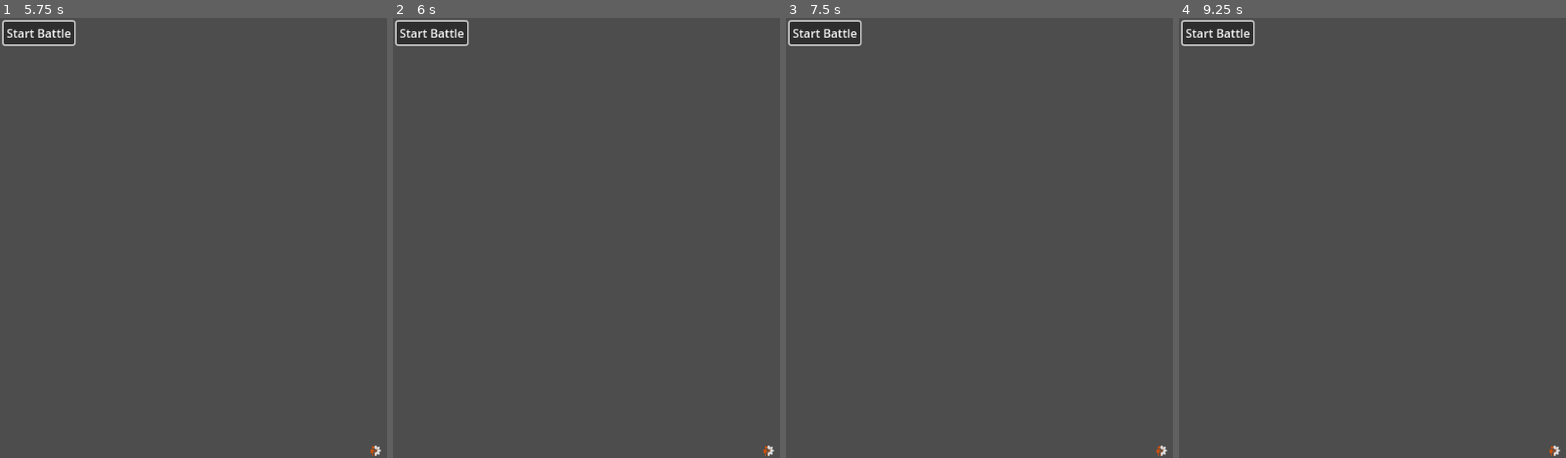
Above: before the commit, frames 1-4 (left to right).
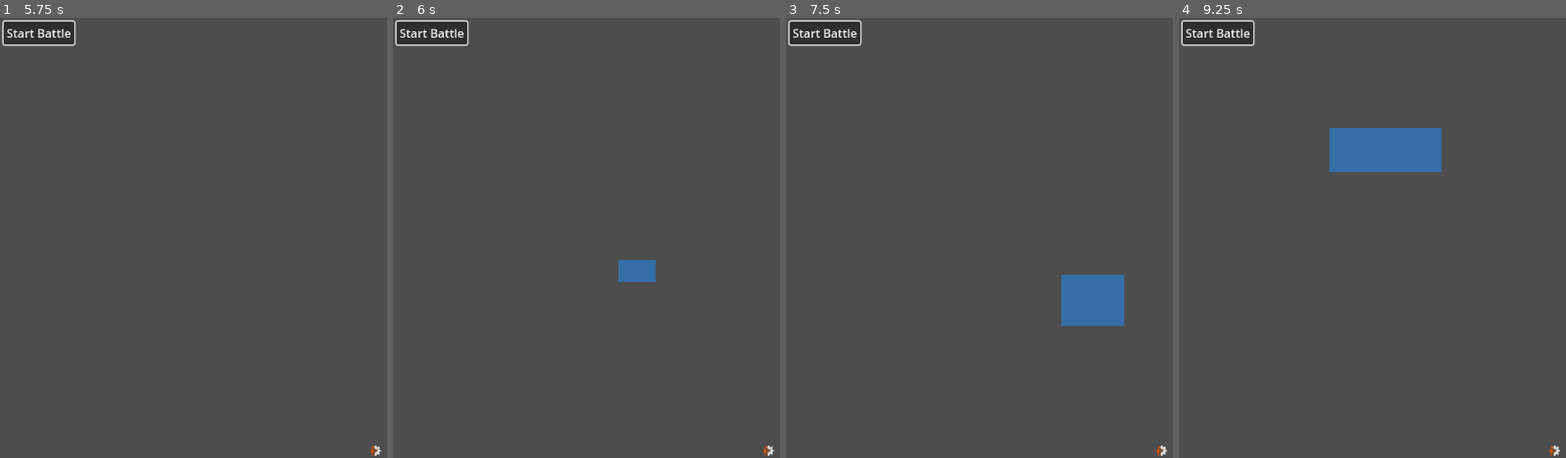
Above: after the commit, the same moments.

Repository: the-alex-g/BTDemo
Game: Godot game, scene res://main/main.tscn
The game is run twice, just before and just after one commit, with the same random seed, the same clock (stepped at 60 frames per second) and the same inputs.
Inputs (mouse positions are in pixels of both pictures, inside the frame that each line leads up to):
- Up to frame 1 (5.75 s): click "Start Battle" at 0.5 s; click "Start Battle" at 1.25 s; click (375, 449) at 2 s; click (375, 449) at 2.75 s; click (375, 449) at 3.5 s; click "Start Battle" at 4.25 s; tap Enter at 5 s; move the mouse to (outside the picture) at 5.02 s; tap F at 5.1 s; click (outside the picture) at 5.17 s
- Up to frame 2 (6 s): tap Space at 5.75 s; drag from (617, 260) to (729, 326) at 5.77 s
- Up to frame 3 (7.5 s): move the mouse to (outside the picture) at 6.52 s; tap F at 6.6 s; click (outside the picture) at 6.67 s; tap Enter at 7.25 s; drag from (1122, 326) to (936, 172) at 7.27 s
- Up to frame 4 (9.25 s): move the mouse to (outside the picture) at 8.02 s; tap F at 8.1 s; click (outside the picture) at 8.17 s; tap Space at 8.75 s; drag from (1329, 172) to (1442, 128) at 8.77 s

Frame 1 is identical in both runs. In frame 2, 0.5% of the frame differs, in the area x 58-68%, y 54-61%; in frame 3, 1.9%; in frame 4, 2.9%, in the area x 38-68%, y 25-36%.

Commit message:
Add creating formations

Diff:
--- /dev/null
+++ b/project/behavior_trees/actions/move_towards_formation.gd
@@ -0,0 +1,6 @@
+extends ActionLeaf
+
+
+func tick(actor:Node, blackboard:Blackboard)->int:
+	actor.target_location = blackboard.get_value(actor.formation_index, null, actor.GLOBAL_BLACKBOARD_NAME).formation_center
+	return SUCCESS
--- /dev/null
+++ b/project/behavior_trees/conditions/is_part_of_formation.gd
@@ -0,0 +1,7 @@
+extends ConditionLeaf
+
+
+func tick(actor:Node, _blackboard:Blackboard)->int:
+	if actor.is_in_formation:
+		return SUCCESS
+	return FAILURE
--- /dev/null
+++ b/project/behavior_trees/conditions/is_too_far_from_formation.gd
@@ -0,0 +1,17 @@
+extends ConditionLeaf
+
+const FORMATION_TIGHTNESS := 50.0
+
+
+func tick(actor:Node, blackboard:Blackboard)->int:
+	if _get_distance_squared_between(
+		actor.global_position,
+		blackboard.get_value(actor.formation_index, null, actor.GLOBAL_BLACKBOARD_NAME).formation_center
+	) > pow(FORMATION_TIGHTNESS, 2.0):
+		return SUCCESS
+
+	return FAILURE
+
+
+func _get_distance_squared_between(from:Vector2, to:Vector2)->float:
+	return from.distance_squared_to(to)
--- a/project/behavior_trees/trees/soldier_tree.tscn
+++ b/project/behavior_trees/trees/soldier_tree.tscn
@@ -6,39 +6,61 @@
 [ext_resource type="Script" path="res://addons/beehave/nodes/composites/selector.gd" id="5_6ijgf"]
 [ext_resource type="Script" path="res://behavior_trees/actions/get_target.gd" id="5_aty75"]
 [ext_resource type="Script" path="res://behavior_trees/conditions/is_target_in_range.gd" id="6_fe3s8"]
+[ext_resource type="Script" path="res://behavior_trees/conditions/is_part_of_formation.gd" id="6_llbbs"]
+[ext_resource type="Script" path="res://behavior_trees/conditions/is_too_far_from_formation.gd" id="7_anl22"]
 [ext_resource type="Script" path="res://behavior_trees/actions/set_target_position.gd" id="7_nf4e5"]
 [ext_resource type="Script" path="res://behavior_trees/actions/attack_target.gd" id="8_jnk7y"]
 [ext_resource type="Script" path="res://behavior_trees/conditions/can_attack.gd" id="8_ks5qv"]
+[ext_resource type="Script" path="res://behavior_trees/actions/move_towards_formation.gd" id="8_nvw5k"]
+[ext_resource type="Script" path="res://addons/beehave/nodes/decorators/inverter.gd" id="9_t1760"]
 
 [node name="BeehaveTree" type="Node"]
 script = ExtResource("1_5nxr1")
 
-[node name="Sequence" type="Node" parent="."]
+[node name="TreeRoot" type="Node" parent="."]
 script = ExtResource("2_wnh83")
 
-[node name="Get Target" type="Node" parent="Sequence"]
+[node name="Get Target" type="Node" parent="TreeRoot"]
 script = ExtResource("5_aty75")
 
-[node name="Has Target" type="Node" parent="Sequence"]
+[node name="Has Target" type="Node" parent="TreeRoot"]
 script = ExtResource("4_cqc33")
 
-[node name="MoveTowardTarget" type="Node" parent="Sequence"]
+[node name="MoveOrAttack" type="Node" parent="TreeRoot"]
 script = ExtResource("5_6ijgf")
 
-[node name="IsTargetInRange" type="Node" parent="Sequence/MoveTowardTarget"]
+[node name="MoveTowardTarget" type="Node" parent="TreeRoot/MoveOrAttack"]
+script = ExtResource("5_6ijgf")
+
+[node name="MoveTowardFormation" type="Node" parent="TreeRoot/MoveOrAttack/MoveTowardTarget"]
+script = ExtResource("2_wnh83")
+
+[node name="IsPartOfFormation" type="Node" parent="TreeRoot/MoveOrAttack/MoveTowardTarget/MoveTowardFormation"]
+script = ExtResource("6_llbbs")
+
+[node name="IsTooFarFromFormation" type="Node" parent="TreeRoot/MoveOrAttack/MoveTowardTarget/MoveTowardFormation"]
+script = ExtResource("7_anl22")
+
+[node name="MoveTowardsFormation" type="Node" parent="TreeRoot/MoveOrAttack/MoveTowardTarget/MoveTowardFormation"]
+script = ExtResource("8_nvw5k")
+
+[node name="MoveTowardTarget" type="Node" parent="TreeRoot/MoveOrAttack/MoveTowardTarget"]
+script = ExtResource("2_wnh83")
+
+[node name="Inverter" type="Node" parent="TreeRoot/MoveOrAttack/MoveTowardTarget/MoveTowardTarget"]
+script = ExtResource("9_t1760")
+
+[node name="IsTargetInRange" type="Node" parent="TreeRoot/MoveOrAttack/MoveTowardTarget/MoveTowardTarget/Inverter"]
 script = ExtResource("6_fe3s8")
 
-[node name="SetTargetPosition" type="Node" parent="Sequence/MoveTowardTarget"]
+[node name="SetTargetPosition" type="Node" parent="TreeRoot/MoveOrAttack/MoveTowardTarget/MoveTowardTarget"]
 script = ExtResource("7_nf4e5")
 
-[node name="Sequence" type="Node" parent="Sequence"]
+[node name="AttackTarget" type="Node" parent="TreeRoot/MoveOrAttack"]
 script = ExtResource("2_wnh83")
 
-[node name="IsTargetInRange" type="Node" parent="Sequence/Sequence"]
-script = ExtResource("6_fe3s8")
-
-[node name="CanAttack" type="Node" parent="Sequence/Sequence"]
+[node name="CanAttack" type="Node" parent="TreeRoot/MoveOrAttack/AttackTarget"]
 script = ExtResource("8_ks5qv")
 
-[node name="AttackTarget" type="Node" parent="Sequence/Sequence"]
+[node name="AttackTarget" type="Node" parent="TreeRoot/MoveOrAttack/AttackTarget"]
 script = ExtResource("8_jnk7y")
--- /dev/null
+++ b/project/formation.gd
@@ -0,0 +1,52 @@
+class_name Formation
+extends Resource
+
+signal dissolved(formation)
+
+var members : Array[Node] = [] : set = _set_members
+var formation_center : Vector2 : get = _get_formation_center
+var index := -1 : set = _set_index
+var _last_frame_formation_center_updated : float = -1
+
+
+func add_member(member:Node)->void:
+	members.append(member)
+	member.formation_index = index
+	member.died.connect(_on_member_died.bind(member))
+
+
+func _get_formation_center()->Vector2:
+	if Engine.get_process_frames() != _last_frame_formation_center_updated:
+		_update_formation_center()
+
+	return formation_center
+
+
+func _update_formation_center()->void:
+	_last_frame_formation_center_updated = Engine.get_process_frames()
+
+	var total_formation_position := Vector2.ZERO
+	for member in members:
+		if is_instance_valid(member):
+			total_formation_position += member.global_position
+
+	formation_center = total_formation_position / members.size()
+
+
+func _set_members(value:Array[Node])->void:
+	members = value
+	for member in members:
+		member.formation_index = index
+		member.died.connect(_on_member_died)
+
+
+func _set_index(value:int)->void:
+	index = value
+	for member in members:
+		member.formation_index = index
+
+
+func _on_member_died(member:Node)->void:
+	members.erase(member)
+	if members.size() <= 1:
+		dissolved.emit(self)
--- a/project/main/main.gd
+++ b/project/main/main.gd
@@ -1,12 +1,19 @@
 extends Node2D
 
+const GLOBAL_BLACKBOARD_NAME := "global"
+
 var _battle_started := false
-
 var _team_sizes := {}
 var foo := 0
 
 @onready var _soldier_container : Node2D = $SoldierContainer
 @onready var _blackboard : Blackboard = $Blackboard
+
+
+func _input(event:InputEvent)->void:
+	if event is InputEventMouseButton:
+		if event.is_pressed() and event.button_index == MOUSE_BUTTON_LEFT:
+			_add_selection_at_mouse()
 
 
 func _on_soldier_placement_interface_soldier_instance_requested(soldier:Soldier)->void:
@@ -64,3 +71,37 @@
 func _end_battle()->void:
 	_set_soldiers_disabled(true)
 	print("Battle over! Team ", _team_sizes.keys()[0], " won!")
+
+
+func _add_selection_at_mouse()->void:
+	var selection := SelectionArea.new()
+	selection.anchor_point = get_global_mouse_position()
+	add_child(selection)
+
+
+func _make_formation(formation_nodes:Array[Node])->void:
+
+	var formation := Formation.new()
+	formation.index = _blackboard.get_value("formation_counter", 0, GLOBAL_BLACKBOARD_NAME)
+	formation.members = formation_nodes
+	formation.dissolved.connect(_on_formation_dissolved)
+
+	_increment_blackboard_int("formation_counter", _blackboard)
+
+	_blackboard.set_value(formation.index, formation, GLOBAL_BLACKBOARD_NAME)
+
+
+func _increment_blackboard_int(field_name:String, blackboard:Blackboard)->void:
+	blackboard.set_value(
+		field_name,
+		blackboard.get_value(field_name, 0, GLOBAL_BLACKBOARD_NAME) + 1,
+		GLOBAL_BLACKBOARD_NAME
+	)
+
+
+func _on_formation_dissolved(formation:Formation)->void:
+	_blackboard.erase_value(formation.index, GLOBAL_BLACKBOARD_NAME)
+
+
+func _on_selection_menu_manager_make_formation(members:Array[Node])->void:
+	_make_formation(members)
--- a/project/main/main.tscn
+++ b/project/main/main.tscn
@@ -1,8 +1,10 @@
-[gd_scene load_steps=4 format=3 uid="uid://bj7jphwpqxudx"]
+[gd_scene load_steps=6 format=3 uid="uid://bj7jphwpqxudx"]
 
 [ext_resource type="Script" path="res://main/main.gd" id="1_yx2gc"]
 [ext_resource type="PackedScene" uid="uid://d3vl86gtvsyfr" path="res://main/soldier_placement/soldier_placement_interface.tscn" id="3_2ct6o"]
 [ext_resource type="Script" path="res://addons/beehave/blackboard.gd" id="4_6qy0m"]
+[ext_resource type="Script" path="res://selection/selection_area.gd" id="4_p358q"]
+[ext_resource type="Script" path="res://selected_menu.gd" id="5_jgcsu"]
 
 [node name="Main" type="Node2D"]
 script = ExtResource("1_yx2gc")
@@ -12,9 +14,20 @@
 
 [node name="SoldierContainer" type="Node2D" parent="."]
 
+[node name="SelectionMenuManager" type="Control" parent="."]
+layout_mode = 3
+anchors_preset = 0
+offset_right = 1020.0
+offset_bottom = 598.0
+script = ExtResource("5_jgcsu")
+
 [node name="SoldierPlacementInterface" parent="." instance=ExtResource("3_2ct6o")]
 offset_right = 1024.0
 offset_bottom = 600.0
 
+[node name="SelectionManager" type="Node2D" parent="."]
+script = ExtResource("4_p358q")
+
+[connection signal="make_formation" from="SelectionMenuManager" to="." method="_on_selection_menu_manager_make_formation"]
 [connection signal="battle_started" from="SoldierPlacementInterface" to="." method="_on_soldier_placement_interface_battle_started"]
 [connection signal="soldier_instance_requested" from="SoldierPlacementInterface" to="." method="_on_soldier_placement_interface_soldier_instance_requested"]
--- /dev/null
+++ b/project/selected_menu.gd
@@ -0,0 +1,28 @@
+class_name SelectionMenuManager
+extends Control
+
+signal make_formation(members)
+
+const ACTIONS := ["Delete", "Make Formation"]
+
+
+func _input(event:InputEvent)->void:
+	if event is InputEventKey:
+		match event.keycode:
+			KEY_F:
+				_make_formation_from_selected()
+
+
+func _make_formation_from_selected()->void:
+	var formation_nodes := _get_selected_nodes(func(node): return node is Soldier and not node.is_in_formation)
+	if formation_nodes.size() > 1:
+		make_formation.emit(formation_nodes)
+
+
+func _get_selected_nodes(filter := func(_node): return true)->Array[Node]:
+	var selected_nodes : Array[Node] = []
+	var selectable_nodes := get_tree().get_nodes_in_group("Selectable")
+	for node in selectable_nodes:
+		if node.selected and filter.call(node):
+			selected_nodes.append(node)
+	return selected_nodes
--- /dev/null
+++ b/project/selection/selection_area.gd
@@ -0,0 +1,60 @@
+class_name SelectionArea
+extends Node2D
+
+var anchor_point := Vector2.ZERO : set = _set_anchor_point
+var _rect_corner := Vector2.ZERO
+var _selection_color := Color(Color.DODGER_BLUE, 0.5)
+
+
+func _process(_delta:float)->void:
+	if Input.is_mouse_button_pressed(MOUSE_BUTTON_LEFT):
+		_update_selected_area()
+	else:
+		_release_selection()
+
+
+func _update_selected_area()->void:
+	_rect_corner = get_global_mouse_position()
+	queue_redraw()
+
+
+func _release_selection()->void:
+	var selectable_nodes := get_tree().get_nodes_in_group("Selectable")
+	var selected_area_polygon := _get_selected_area_polygon()
+	for node in selectable_nodes:
+		if Geometry2D.is_point_in_polygon(node.global_position, selected_area_polygon):
+			node.select()
+	queue_free()
+
+
+func _get_selected_area_polygon()->PackedVector2Array:
+	var selected_rect := _get_selected_rect()
+	var polygon_verticies : PackedVector2Array = [
+		selected_rect.position,
+		Vector2(selected_rect.position.x + selected_rect.size.x, selected_rect.position.y),
+		selected_rect.position + selected_rect.size,
+		Vector2(selected_rect.position.x, selected_rect.position.y + selected_rect.size.y)
+	]
+	return polygon_verticies
+
+
+func _get_selected_rect()->Rect2:
+	var top_left_corner := Vector2.ZERO
+	var bottom_right_corner := Vector2.ZERO
+
+	top_left_corner.x = anchor_point.x if anchor_point.x < _rect_corner.x else _rect_corner.x
+	top_left_corner.y = anchor_point.y if anchor_point.y < _rect_corner.y else _rect_corner.y
+
+	bottom_right_corner.x = anchor_point.x if anchor_point.x > _rect_corner.x else _rect_corner.x
+	bottom_right_corner.y = anchor_point.y if anchor_point.y > _rect_corner.y else _rect_corner.y
+
+	return Rect2(top_left_corner, bottom_right_corner - top_left_corner)
+
+
+func _set_anchor_point(value:Vector2)->void:
+	anchor_point = value
+	_rect_corner = value
+
+
+func _draw()->void:
+	draw_rect(_get_selected_rect(), _selection_color)
--- a/project/soldier/soldier.gd
+++ b/project/soldier/soldier.gd
@@ -10,11 +10,14 @@
 @export var config : SoldierConfig
 @export var team_index := 0
 
-var target_location : Vector2
+var target_location := -Vector2.ONE
 var unit_index := -1
 var can_attack := true
 var disabled := false : set = _set_disabled
+var selected := false
+var is_in_formation : bool : get = _get_is_in_formation
 var _has_been_added_to_tree := false
+var formation_index := -1
 
 @onready var _behavior_tree : BeehaveTree = $BeehaveTree
 @onready var _attack_cooldown_timer : Timer = $AttackCooldownTimer
@@ -44,7 +47,7 @@
 
 
 func _can_move()->bool:
-	if target_location == null:
+	if target_location < Vector2.ZERO:
 		return false
 	return true
 
@@ -59,6 +62,7 @@
 	var angle := get_angle_to(target_location)
 	var motion := Vector2.RIGHT.rotated(angle) * delta * config.speed
 	move_and_collide(motion)
+	target_location = -Vector2.ONE
 
 
 func attack()->Attack:
@@ -155,3 +159,11 @@
 	if not _has_been_added_to_tree:
 		await ready
 	_behavior_tree.enabled = not disabled
+
+
+func select()->void:
+	selected = true
+
+
+func _get_is_in_formation()->bool:
+	return _behavior_tree.blackboard.has_value(formation_index, GLOBAL_BLACKBOARD_NAME)
--- a/project/soldier/soldier.tscn
+++ b/project/soldier/soldier.tscn
@@ -5,7 +5,7 @@
 
 [sub_resource type="CircleShape2D" id="CircleShape2D_vilh5"]
 
-[node name="Soldier" type="CharacterBody2D"]
+[node name="Soldier" type="CharacterBody2D" groups=["Selectable"]]
 script = ExtResource("1_s7b65")
 
 [node name="CollisionShape2D" type="CollisionShape2D" parent="."]
Not shown: 1 places in project/behavior_trees/trees/soldier_tree.tscn that only renumber resources
